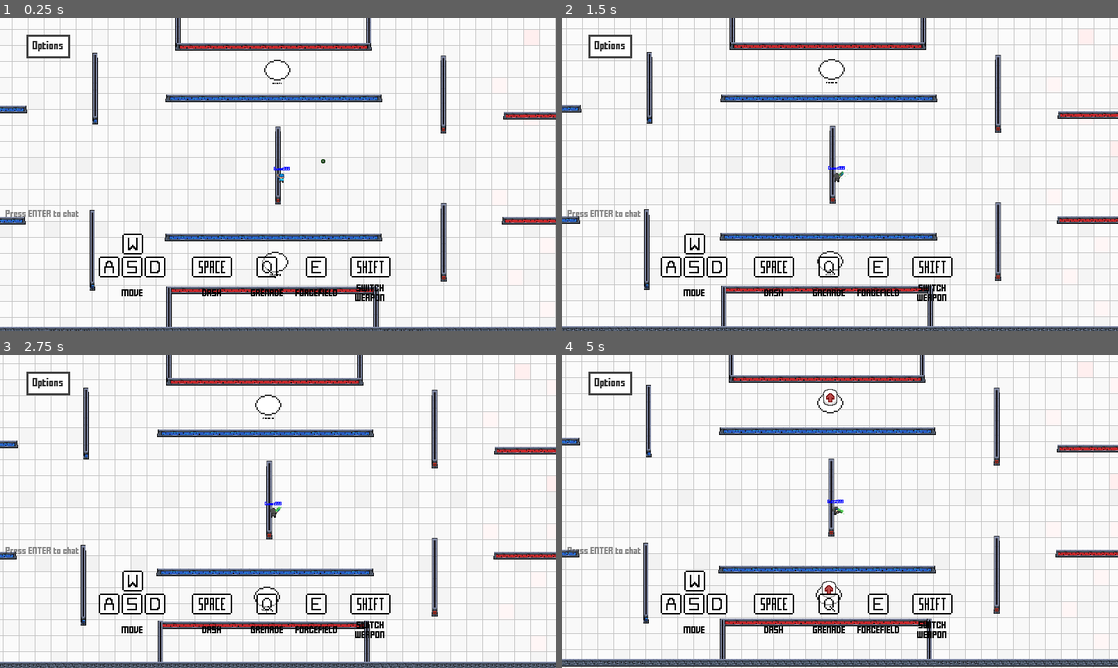
Above: before the commit, frames 1-4 (two rows, left to right).
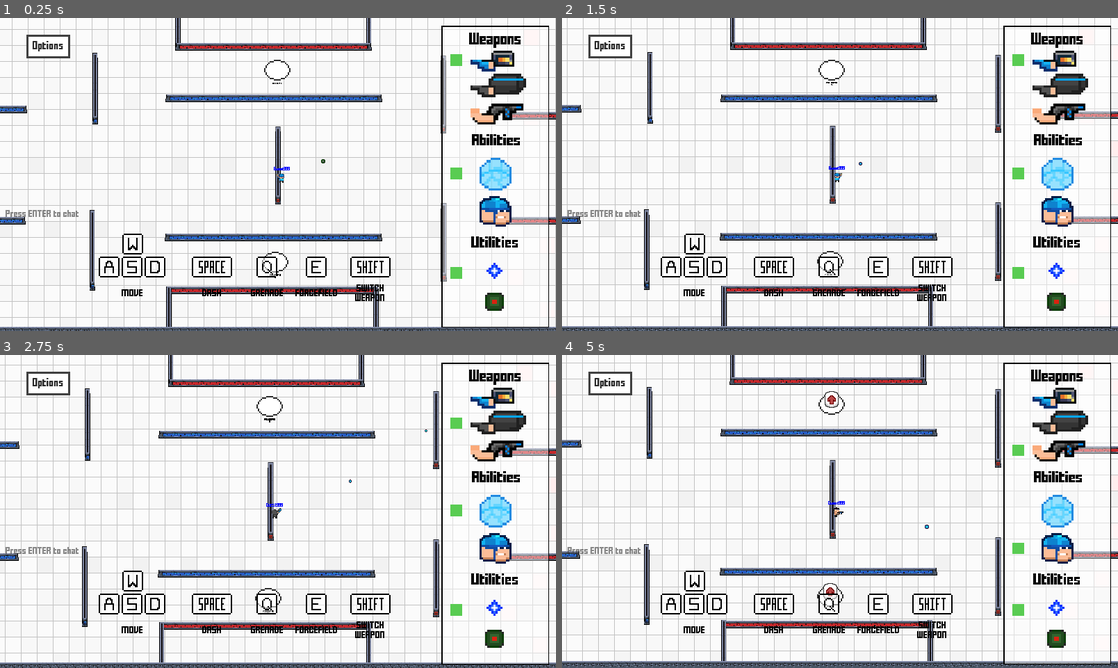
Above: after the commit, the same moments.

Repository: MarshallJDem/SuperCTF
Game: Godot game, scene res://GameContent/Main.tscn
Same seed, same stepped clock (60 frames per second), same inputs: the game is played once before the commit and once after it. This scene is started directly instead of the project's main scene. Sound files missing from this copy of the repository are replaced by a short silence.
Inputs (mouse positions are in pixels of both pictures, inside the frame that each line leads up to):
- Up to frame 1 (0.25 s): no input
- Up to frame 2 (1.5 s): click (645, 215) at 0.52 s; type "12" at 0.6 s; click (1051, 58) at 1.27 s
- Up to frame 3 (2.75 s): click (489, 423) at 2.02 s
- Up to frame 4 (5 s): click (1051, 452) at 2.77 s; click (1056, 508) at 3.52 s; click (1056, 545) at 4.27 s

The runs differ from the first frame. In frame 1, 5.7% of the frame differs, in the area x 79-99%, y 2-99%; in frame 2, 13%; in frame 3, 25%; in frame 4, 26%, in the area x 0-100%, y 0-100%.

Commit message:
Added loadout GUI

Diff:
--- a/GameContent/Ability_Node.gd
+++ b/GameContent/Ability_Node.gd
@@ -1,8 +1,4 @@
 extends Node2D
-
-# Abilities
-enum Abilities {Forcefield, Camo};
-var ability = Abilities.Camo;
 
 var Forcefield = preload("res://GameContent/Forcefield.tscn");
 var Ghost_Trail = preload("res://GameContent/Ghost_Trail.tscn");
@@ -11,11 +7,11 @@
 # Called when the node enters the scene tree for the first time.
 func _ready() -> void:
 	player = get_parent();
-	set_ability(Abilities.Camo);
+	set_ability(Globals.Abilities.Camo);
 	$Camo_Timer.connect("timeout", self, "_camo_timer_ended")
 
 func _process(delta):
-	if ability == Abilities.Forcefield:
+	if Globals.current_ability == Globals.Abilities.Forcefield:
 		$Cooldown_Timer.wait_time = float(get_tree().get_root().get_node("MainScene/NetworkController").get_game_var("forcefieldCooldown"))/1000.0;
 
 	if $Camo_Timer.time_left != 0:
@@ -37,17 +33,17 @@
 		if event is InputEventKey and event.pressed:
 			if event.scancode == KEY_E:
 				if $Cooldown_Timer.time_left == 0:
-					if ability == Abilities.Forcefield:
+					if Globals.current_ability == Globals.Abilities.Forcefield:
 						place_forcefield();
-					elif ability == Abilities.Camo:
+					elif Globals.current_ability == Globals.Abilities.Camo:
 						activate_camo();
 
 func set_ability(a):
-	ability = a;
+	Globals.current_ability = a;
 	$Cooldown_Timer.stop();
-	if ability == Abilities.Forcefield:
+	if Globals.current_ability == Globals.Abilities.Forcefield:
 		$Cooldown_Timer.wait_time = float(get_tree().get_root().get_node("MainScene/NetworkController").get_game_var("forcefieldCooldown"))/1000.0;
-	elif ability == Abilities.Camo:
+	elif Globals.current_ability == Globals.Abilities.Camo:
 		$Cooldown_Timer.wait_time = 6;
 
 func _camo_timer_ended():
--- /dev/null
+++ b/GameContent/Loadout_Menu.gd
@@ -0,0 +1,66 @@
+extends Node2D
+
+
+# Declare member variables here. Examples:
+# var a = 2
+# var b = "text"
+
+onready var Menu = $CanvasLayer/Control/ColorRect;
+
+# Called when the node enters the scene tree for the first time.
+func _ready():
+	for i in range(1,4):
+		Menu.get_node("Weapon" + str(i) + "_Button").connect("button_up", self, "set_weapon_selection", [i]);
+	for i in range(1,3):
+		Menu.get_node("Ability" + str(i) + "_Button").connect("button_up", self, "set_ability_selection", [i]);
+	for i in range(1,3):
+		Menu.get_node("Utility" + str(i) + "_Button").connect("button_up", self, "set_utility_selection", [i]);
+
+	get_tree().connect("screen_resized", self, "_screen_resized");
+	_screen_resized();
+	set_weapon_selection(1);
+	set_ability_selection(1);
+	set_utility_selection(1);
+
+func set_weapon_selection(w):
+	for i in range(1,4):
+		var alpha = 1.0 if i == w else 0.0;
+		Menu.get_node("Weapon" + str(i) + "_Indicator").color = Color(0.35, 0.8, 0.32, alpha);
+	if w == 1:
+		Globals.current_class = Globals.Classes.Bullet;
+	elif w == 2:
+		Globals.current_class = Globals.Classes.Laser;
+	elif w == 3:
+		Globals.current_class = Globals.Classes.Demo;
+	Globals.emit_signal("class_changed");
+
+func set_ability_selection(w):
+	for i in range(1,3):
+		var alpha = 1.0 if i == w else 0.0;
+		Menu.get_node("Ability" + str(i) + "_Indicator").color = Color(0.35, 0.8, 0.32, alpha);
+	if w == 1:
+		Globals.current_ability = Globals.Abilities.Forcefield;
+	elif w == 2:
+		Globals.current_ability = Globals.Abilities.Camo;
+	Globals.emit_signal("ability_changed");
+
+func set_utility_selection(w):
+	for i in range(1,3):
+		var alpha = 1.0 if i == w else 0.0;
+		Menu.get_node("Utility" + str(i) + "_Indicator").color = Color(0.35, 0.8, 0.32, alpha);
+	if w == 1:
+		Globals.current_utility = Globals.Utilities.Grenade;
+	elif w == 2:
+		Globals.current_utility = Globals.Utilities.Landmine;
+	Globals.emit_signal("utility_changed");
+
+func _screen_resized():
+	var window_size = OS.get_window_size();
+	var s;
+	# More horizontal than usual
+	if window_size.x / window_size.y > 1920.0/1080.0:
+		# Clip to height
+		s = window_size.y / 1080;
+	else:
+		s = window_size.x / 1920;
+	$CanvasLayer/Control.rect_scale = Vector2(s,s);
--- /dev/null
+++ b/GameContent/Loadout_Menu.tscn
@@ -0,0 +1,347 @@
+[gd_scene load_steps=17 format=2]
+
+[ext_resource path="res://GameContent/Loadout_Menu.gd" type="Script" id=1]
+[ext_resource path="res://fonts/pixel.TTF" type="DynamicFontData" id=2]
+[ext_resource path="res://Assets/Player/gunner_gun_B.png" type="Texture" id=3]
+[ext_resource path="res://Assets/Player/demo_gun_B.png" type="Texture" id=4]
+[ext_resource path="res://Assets/Player/laser_gun_B.png" type="Texture" id=5]
+[ext_resource path="res://Assets/Utilities/landmine.png" type="Texture" id=6]
+[ext_resource path="res://Assets/Weapons/grenade_b.png" type="Texture" id=7]
+[ext_resource path="res://Assets/Player/gunner_head_B.png" type="Texture" id=8]
+[ext_resource path="res://Assets/GUI/forcefield.png" type="Texture" id=9]
+
+[sub_resource type="Theme" id=2]
+
+[sub_resource type="DynamicFont" id=1]
+size = 32
+extra_spacing_top = 10
+font_data = ExtResource( 2 )
+
+[sub_resource type="StyleBoxEmpty" id=3]
+
+[sub_resource type="StyleBoxEmpty" id=4]
+
+[sub_resource type="StyleBoxEmpty" id=5]
+
+[sub_resource type="StyleBoxEmpty" id=6]
+
+[sub_resource type="StyleBoxEmpty" id=7]
+
+[node name="Loadout_Menu" type="Node2D"]
+script = ExtResource( 1 )
+__meta__ = {
+"_edit_horizontal_guides_": [ 389.749 ],
+"_edit_vertical_guides_": [ 1474.44 ]
+}
+
+[node name="CanvasLayer" type="CanvasLayer" parent="."]
+layer = 3
+
+[node name="Control" type="Control" parent="CanvasLayer"]
+anchor_left = 1.0
+anchor_top = 0.5
+anchor_right = 1.0
+anchor_bottom = 0.5
+__meta__ = {
+"_edit_use_anchors_": false
+}
+
+[node name="ColorRect" type="ColorRect" parent="CanvasLayer/Control"]
+margin_left = -391.0
+margin_top = -509.0
+margin_right = -27.0
+margin_bottom = 525.0
+theme = SubResource( 2 )
+color = Color( 1, 1, 1, 0.443137 )
+__meta__ = {
+"_edit_use_anchors_": false
+}
+
+[node name="Label" type="RichTextLabel" parent="CanvasLayer/Control/ColorRect"]
+margin_left = 2.0
+margin_top = 13.0
+margin_right = 362.0
+margin_bottom = 76.0
+rect_clip_content = false
+custom_fonts/normal_font = SubResource( 1 )
+bbcode_enabled = true
+bbcode_text = "[center][color=black]Weapons"
+text = "Weapons"
+__meta__ = {
+"_edit_use_anchors_": false
+}
+
+[node name="Label2" type="RichTextLabel" parent="CanvasLayer/Control/ColorRect"]
+margin_left = 14.0
+margin_top = 363.0
+margin_right = 356.0
+margin_bottom = 426.0
+rect_clip_content = false
+custom_fonts/normal_font = SubResource( 1 )
+bbcode_enabled = true
+bbcode_text = "[center][color=black]Abilities"
+text = "Abilities"
+__meta__ = {
+"_edit_use_anchors_": false
+}
+
+[node name="Label3" type="RichTextLabel" parent="CanvasLayer/Control/ColorRect"]
+margin_left = 7.0
+margin_top = 716.0
+margin_right = 358.0
+margin_bottom = 779.0
+rect_clip_content = false
+custom_fonts/normal_font = SubResource( 1 )
+bbcode_enabled = true
+bbcode_text = "[center][color=black]Utilities"
+text = "Utilities"
+__meta__ = {
+"_edit_use_anchors_": false
+}
+
+[node name="ColorRect" type="ColorRect" parent="CanvasLayer/Control/ColorRect"]
+anchor_bottom = 1.0
+margin_left = -4.0
+margin_top = -4.0
+margin_bottom = 4.0
+color = Color( 0, 0, 0, 1 )
+__meta__ = {
+"_edit_use_anchors_": false
+}
+
+[node name="ColorRect2" type="ColorRect" parent="CanvasLayer/Control/ColorRect"]
+anchor_left = 1.0
+anchor_right = 1.0
+anchor_bottom = 1.0
+margin_top = -4.0
+margin_right = 4.0
+margin_bottom = 4.0
+color = Color( 0, 0, 0, 1 )
+__meta__ = {
+"_edit_use_anchors_": false
+}
+
+[node name="ColorRect3" type="ColorRect" parent="CanvasLayer/Control/ColorRect"]
+anchor_right = 1.0
+margin_left = -4.0
+margin_top = -4.0
+margin_right = 4.0
+color = Color( 0, 0, 0, 1 )
+__meta__ = {
+"_edit_use_anchors_": false
+}
+
+[node name="ColorRect4" type="ColorRect" parent="CanvasLayer/Control/ColorRect"]
+anchor_top = 1.0
+anchor_right = 1.0
+anchor_bottom = 1.0
+margin_left = -4.0
+margin_right = 4.0
+margin_bottom = 4.0
+color = Color( 0, 0, 0, 1 )
+__meta__ = {
+"_edit_use_anchors_": false
+}
+
+[node name="Weapon1" type="Sprite" parent="CanvasLayer/Control/ColorRect"]
+position = Vector2( 120, 64.8742 )
+scale = Vector2( 8, 8 )
+texture = ExtResource( 3 )
+hframes = 8
+frame = 2
+
+[node name="Weapon2" type="Sprite" parent="CanvasLayer/Control/ColorRect"]
+position = Vector2( 120, 153.963 )
+scale = Vector2( 8, 8 )
+texture = ExtResource( 5 )
+hframes = 8
+frame = 2
+
+[node name="Weapon3" type="Sprite" parent="CanvasLayer/Control/ColorRect"]
+position = Vector2( 120, 248.281 )
+scale = Vector2( 8, 8 )
+texture = ExtResource( 4 )
+hframes = 8
+frame = 2
+
+[node name="Ability1" type="Sprite" parent="CanvasLayer/Control/ColorRect"]
+position = Vector2( 182.333, 507.217 )
+scale = Vector2( 8, 8 )
+texture = ExtResource( 9 )
+
+[node name="Ability2" type="Sprite" parent="CanvasLayer/Control/ColorRect"]
+position = Vector2( 181.415, 646.195 )
+scale = Vector2( 7, 7 )
+texture = ExtResource( 8 )
+hframes = 8
+frame = 2
+
+[node name="Utility1" type="Sprite" parent="CanvasLayer/Control/ColorRect"]
+position = Vector2( 183.009, 845.956 )
+scale = Vector2( 8, 8 )
+texture = ExtResource( 7 )
+hframes = 4
+frame = 3
+
+[node name="Utility2" type="Sprite" parent="CanvasLayer/Control/ColorRect"]
+position = Vector2( 179.29, 947.959 )
+scale = Vector2( 8, 8 )
+texture = ExtResource( 6 )
+hframes = 2
+frame = 1
+
+[node name="Weapon1_Indicator" type="ColorRect" parent="CanvasLayer/Control/ColorRect"]
+margin_left = 26.1272
+margin_top = 94.3477
+margin_right = 66.1272
+margin_bottom = 134.348
+color = Color( 0.352941, 0.796078, 0.317647, 1 )
+
+[node name="Weapon2_Indicator" type="ColorRect" parent="CanvasLayer/Control/ColorRect"]
+margin_left = 26.1272
+margin_top = 184.137
+margin_right = 66.1272
+margin_bottom = 224.137
+color = Color( 0.352941, 0.796078, 0.317647, 1 )
+
+[node name="Weapon3_Indicator" type="ColorRect" parent="CanvasLayer/Control/ColorRect"]
+margin_left = 26.1272
+margin_top = 278.314
+margin_right = 66.1272
+margin_bottom = 318.314
+color = Color( 0.352941, 0.796078, 0.317647, 1 )
+
+[node name="Ability1_Indicator" type="ColorRect" parent="CanvasLayer/Control/ColorRect"]
+margin_left = 26.1272
+margin_top = 485.538
+margin_right = 66.1272
+margin_bottom = 525.538
+color = Color( 0.352941, 0.796078, 0.317647, 1 )
+
+[node name="Ability2_Indicator" type="ColorRect" parent="CanvasLayer/Control/ColorRect"]
+margin_left = 26.1272
+margin_top = 615.994
+margin_right = 66.1272
+margin_bottom = 655.994
+color = Color( 0.352941, 0.796078, 0.317647, 1 )
+
+[node name="Utility1_Indicator" type="ColorRect" parent="CanvasLayer/Control/ColorRect"]
+margin_left = 26.1272
+margin_top = 827.767
+margin_right = 66.1272
+margin_bottom = 867.767
+color = Color( 0.352941, 0.796078, 0.317647, 1 )
+
+[node name="Utility2_Indicator" type="ColorRect" parent="CanvasLayer/Control/ColorRect"]
+margin_left = 26.1272
+margin_top = 924.892
+margin_right = 66.1272
+margin_bottom = 964.892
+color = Color( 0.352941, 0.796078, 0.317647, 1 )
+
+[node name="Weapon1_Button" type="Button" parent="CanvasLayer/Control/ColorRect"]
+margin_left = 2.0
+margin_top = 69.0
+margin_right = 323.0
+margin_bottom = 155.0
+mouse_default_cursor_shape = 2
+custom_styles/hover = SubResource( 3 )
+custom_styles/pressed = SubResource( 4 )
+custom_styles/focus = SubResource( 5 )
+custom_styles/disabled = SubResource( 6 )
+custom_styles/normal = SubResource( 7 )
+__meta__ = {
+"_edit_use_anchors_": false
+}
+
+[node name="Weapon2_Button" type="Button" parent="CanvasLayer/Control/ColorRect"]
+margin_left = 2.0
+margin_top = 160.103
+margin_right = 323.0
+margin_bottom = 246.103
+mouse_default_cursor_shape = 2
+custom_styles/hover = SubResource( 3 )
+custom_styles/pressed = SubResource( 4 )
+custom_styles/focus = SubResource( 5 )
+custom_styles/disabled = SubResource( 6 )
+custom_styles/normal = SubResource( 7 )
+__meta__ = {
+"_edit_use_anchors_": false
+}
+
+[node name="Weapon3_Button" type="Button" parent="CanvasLayer/Control/ColorRect"]
+margin_left = 2.0
+margin_top = 257.965
+margin_right = 323.0
+margin_bottom = 343.965
+mouse_default_cursor_shape = 2
+custom_styles/hover = SubResource( 3 )
+custom_styles/pressed = SubResource( 4 )
+custom_styles/focus = SubResource( 5 )
+custom_styles/disabled = SubResource( 6 )
+custom_styles/normal = SubResource( 7 )
+__meta__ = {
+"_edit_use_anchors_": false
+}
+
+[node name="Ability1_Button" type="Button" parent="CanvasLayer/Control/ColorRect"]
+anchor_left = 0.000634833
+anchor_right = 0.000634833
+margin_left = 2.0
+margin_top = 441.0
+margin_right = 356.0
+margin_bottom = 557.0
+mouse_default_cursor_shape = 2
+custom_styles/hover = SubResource( 3 )
+custom_styles/pressed = SubResource( 4 )
+custom_styles/focus = SubResource( 5 )
+custom_styles/disabled = SubResource( 6 )
+custom_styles/normal = SubResource( 7 )
+__meta__ = {
+"_edit_use_anchors_": false
+}
+
+[node name="Ability2_Button" type="Button" parent="CanvasLayer/Control/ColorRect"]
+margin_left = 2.0
+margin_top = 565.0
+margin_right = 356.0
+margin_bottom = 701.0
+mouse_default_cursor_shape = 2
+custom_styles/hover = SubResource( 3 )
+custom_styles/pressed = SubResource( 4 )
+custom_styles/focus = SubResource( 5 )
+custom_styles/disabled = SubResource( 6 )
+custom_styles/normal = SubResource( 7 )
+__meta__ = {
+"_edit_use_anchors_": false
+}
+
+[node name="Utility1_Button" type="Button" parent="CanvasLayer/Control/ColorRect"]
+margin_left = 2.0
+margin_top = 794.868
+margin_right = 356.0
+margin_bottom = 897.868
+mouse_default_cursor_shape = 2
+custom_styles/hover = SubResource( 3 )
+custom_styles/pressed = SubResource( 4 )
+custom_styles/focus = SubResource( 5 )
+custom_styles/disabled = SubResource( 6 )
+custom_styles/normal = SubResource( 7 )
+__meta__ = {
+"_edit_use_anchors_": false
+}
+
+[node name="Utility2_Button" type="Button" parent="CanvasLayer/Control/ColorRect"]
+margin_left = 2.0
+margin_top = 897.961
+margin_right = 356.0
+margin_bottom = 1000.96
+mouse_default_cursor_shape = 2
+custom_styles/hover = SubResource( 3 )
+custom_styles/pressed = SubResource( 4 )
+custom_styles/focus = SubResource( 5 )
+custom_styles/disabled = SubResource( 6 )
+custom_styles/normal = SubResource( 7 )
+__meta__ = {
+"_edit_use_anchors_": false
+}
--- a/GameContent/Main.tscn
+++ b/GameContent/Main.tscn
@@ -25,6 +25,7 @@
 [ext_resource path="res://Assets/Sound/Countdown.wav" type="AudioStream" id=23]
 [ext_resource path="res://GameContent/Maps/TehoMap1.tscn" type="PackedScene" id=24]
 [ext_resource path="res://fonts/pixel.TTF" type="DynamicFontData" id=25]
+[ext_resource path="res://GameContent/Loadout_Menu.tscn" type="PackedScene" id=26]
 
 [sub_resource type="StyleBoxFlat" id=1]
 bg_color = Color( 0, 0, 0, 0.145098 )
@@ -54,6 +55,8 @@
 position = Vector2( 15.6066, 14.9669 )
 
 [node name="Players" type="Node" parent="."]
+
+[node name="Loadout_Menu" parent="." instance=ExtResource( 26 )]
 
 [node name="NetworkController" parent="." instance=ExtResource( 3 )]
 
--- a/GameContent/Player.gd
+++ b/GameContent/Player.gd
@@ -35,10 +35,6 @@
 # Whether we teleported during this frame
 var just_teleported = false;
 
-# Kits / Classes
-enum Kits {Bullet, Laser, Demo};
-var current_kit = Kits.Bullet;
-
 
 var Ghost_Trail = preload("res://GameContent/Ghost_Trail.tscn");
 var Player_Death = preload("res://GameContent/Player_Death.tscn");
@@ -46,14 +42,13 @@
 
 func _ready():
 	camera_ref = $Center_Pivot/Camera;
-	set_kit(Kits.Bullet);
 
 	last_position = position;
 
 	if Globals.testing:
 		activate_camera();
 		control = true
-
+	Globals.connect("class_changed", self, "update_class");
 	$Respawn_Timer.connect("timeout", self, "_respawn_timer_ended");
 	$Invincibility_Timer.connect("timeout", self, "_invincibility_timer_ended");
 	$Powerup_Timer.connect("timeout", self, "_powerup_timer_ended");
@@ -65,12 +60,6 @@
 		return;
 	if control:
 		if event is InputEventKey and event.pressed:
-			if event.scancode == KEY_1:
-				set_kit(Kits.Bullet);
-			if event.scancode == KEY_2:
-				set_kit(Kits.Laser);
-			if event.scancode == KEY_3:
-				set_kit(Kits.Demo);
 			if event.scancode == KEY_T:
 				get_tree().get_root().get_node("MainScene/NetworkController").rpc("test_ping");
 			if event.scancode == KEY_CONTROL:
@@ -96,7 +85,7 @@
 	if control:
 		activate_camera();
 		# Don't look around if we're shooting a laser
-		if $Weapon_Node.current_weapon != $Weapon_Node.Weapons.Laser or $Weapon_Node/Laser_Timer.time_left == 0:
+		if Globals.current_class != Globals.Classes.Laser or $Weapon_Node/Laser_Timer.time_left == 0:
 			update_look_direction();
 		# Move around as long as we aren't typing in chat
 		if !Globals.is_typing_in_chat:
@@ -151,17 +140,14 @@
 	$Name_Parent/Label_Name.bbcode_text = "[center][color=" + color + "]" + player_name;
 	last_position = position;
 
-func set_kit(kit):
-	current_kit = kit;
-	$Weapon_Node.set_weapon_from_kit(kit);
+func update_class():
 	var n = "gunner"
-	if current_kit == Kits.Bullet:
+	if Globals.current_class == Globals.Classes.Bullet:
 		n = "gunner";
-	elif current_kit == Kits.Laser:
+	elif Globals.current_class == Globals.Classes.Laser:
 		n = "laser";
-	elif current_kit == Kits.Demo:
+	elif Globals.current_class == Globals.Classes.Demo:
 		n = "demo";
-
 	$Sprite_Head.set_texture(load("res://Assets/Player/" + str(n) + "_head_B.png"));
 	$Sprite_Body.set_texture(load("res://Assets/Player/" + str(n) + "_body_B.png"));
 	$Sprite_Gun.set_texture(load("res://Assets/Player/" + str(n) + "_gun_B.png"));
--- a/GameContent/Utility_Node.gd
+++ b/GameContent/Utility_Node.gd
@@ -2,10 +2,6 @@
 
 var Grenade = preload("res://GameContent/Grenade.tscn");
 var Landmine = preload("res://GameContent/Utilities/Landmine.tscn");
-
-# Utilities
-enum Utilities {Grenade, Landmine};
-var utility = Utilities.Landmine;
 
 var player;
 
@@ -18,25 +14,29 @@
 # Called when the node enters the scene tree for the first time.
 func _ready() -> void:
 	player = get_parent();
+	Globals.connect("utility_changed", self, "_utility_changed");
+
+func _utility_changed():
+	pass;
 
 func _process(delta):
 	if !player.control:
 		return;
 	if Input.is_action_just_pressed("clickR"):
 		if $Cooldown_Timer.time_left == 0:
-			if utility == Utilities.Grenade:
+			if Globals.current_utility == Globals.Utilities.Grenade:
 				aiming_grenade = true;
 	if Input.is_action_pressed("clickR"):
 		pass;
 	if Input.is_action_just_released("clickR"):
-		if utility == Utilities.Grenade:
+		if Globals.current_utility == Globals.Utilities.Grenade:
 			if aiming_grenade:
 				# Fire grenade on right mouse up
 				if Globals.testing:
 					shoot_grenade(get_global_mouse_position(), OS.get_system_time_msecs());
 				else:
 					rpc("shoot_grenade",get_global_mouse_position(), OS.get_system_time_msecs() - Globals.match_start_time);
-		elif utility == Utilities.Landmine:
+		elif Globals.current_utility == Globals.Utilities.Landmine:
 			if Globals.testing:
 				place_landmine(landmines_placed);
 			else:
--- a/GameContent/Weapon_Node.gd
+++ b/GameContent/Weapon_Node.gd
@@ -13,10 +13,6 @@
 const AIMING_SPEED = 15;
 
 var player;
-
-# Kits / Classes
-enum Weapons {Bullet, Laser, Demo};
-var current_weapon = Weapons.Bullet;
 
 # The direction the laser is firing at
 var laser_direction = Vector2(0,0);
@@ -30,6 +26,7 @@
 
 # Called when the node enters the scene tree for the first time.
 func _ready() -> void:
+	Globals.connect("class_changed", self, "class_changed");
 
 	player = get_parent();
 
@@ -43,12 +40,15 @@
 	$Laser_Timer.connect("timeout", self, "_laser_timer_ended");
 	$Laser_Input_Timer.connect("timeout", self, "_laser_input_timer_ended");
 
+func class_changed():
+	pass;
+
 func update_cooldown_lengths():
-	if current_weapon == Weapons.Bullet:
+	if Globals.current_class == Globals.Classes.Bullet:
 		$Cooldown_Timer.wait_time = BULLET_COOLDOWN_PMODIFIER + float(get_tree().get_root().get_node("MainScene/NetworkController").get_game_var("bulletCooldown"))/1000.0;
-	elif current_weapon == Weapons.Laser:
+	elif Globals.current_class == Globals.Classes.Laser:
 		$Cooldown_Timer.wait_time = float(get_tree().get_root().get_node("MainScene/NetworkController").get_game_var("laserCooldown"))/1000.0;
-	elif current_weapon == Weapons.Demo:
+	elif Globals.current_class == Globals.Classes.Demo:
 		$Cooldown_Timer.wait_time = 750.0/1000.0;
 	$Laser_Timer.wait_time = float(get_tree().get_root().get_node("MainScene/NetworkController").get_game_var("laserChargeTime"))/1000.0;
 
@@ -118,13 +118,6 @@
 		draw_circle(target_position, size + 3, Color(red,green,blue,(sin((progress) * 2 * PI * 25 * (0.1 * (1.0+progress) ) )+1)/2.0));
 		draw_circle(target_position, size + 0.5, Color(red + 0.1,green + 0.1,blue + 0.1,progress));
 
-func set_weapon_from_kit(kit):
-	if kit == player.Kits.Bullet:
-		current_weapon = Weapons.Bullet;
-	elif kit == player.Kits.Laser:
-		current_weapon = Weapons.Laser;
-	elif kit == player.Kits.Demo:
-		current_weapon = Weapons.Demo;
 
 func shoot_on_inputs():
 	# Check for mouse input
@@ -132,17 +125,17 @@
 		# Only accepts clicks if we're not aiming a laser
 		if $Laser_Timer.time_left == 0:
 			if !player.attempt_drop_flag():
-				if current_weapon == Weapons.Bullet:
+				if Globals.current_class == Globals.Classes.Bullet:
 					if $Cooldown_Timer.time_left == 0:
 						call_deferred("shoot_bullet", ((get_global_mouse_position() - global_position).normalized()));
-				elif current_weapon == Weapons.Laser:
+				elif Globals.current_class == Globals.Classes.Laser:
 					var direction = (get_global_mouse_position() - player.position).normalized();
 					laser_direction = direction;
 					laser_position = player.position + get_node("Laser_Starts/" + String(player.look_direction)).position * 20;
 					# If we are still in input phase, update direction
 					if $Laser_Input_Timer.time_left == 0:
 						start_laser_input();
-				elif current_weapon == Weapons.Demo:
+				elif Globals.current_class == Globals.Classes.Demo:
 					if $Cooldown_Timer.time_left == 0:
 						if !Globals.testing:
 							rpc("shoot_demo", ((get_global_mouse_position() - global_position).normalized()),demos_shot);
--- a/Globals.gd
+++ b/Globals.gd
@@ -43,6 +43,19 @@
 
 # NOTES
 # Layer mask 4 : Demo Bullet
+
+signal class_changed();
+signal ability_changed();
+signal utility_changed();
+
+enum Classes { Bullet, Laser, Demo};
+var current_class = Classes.Bullet;
+
+enum Abilities { Forcefield, Camo};
+var current_ability = Abilities.Forcefield;
+
+enum Utilities { Grenade, Landmine};
+var current_utility = Utilities.Grenade;
 
 var options_menu_should_scale;
 
Binary file added: Assets/GUI/forcefield.png
Not shown, added: Assets/GUI/forcefield.png.import
Not shown: 1 places in GameContent/Main.tscn that only renumber resources
